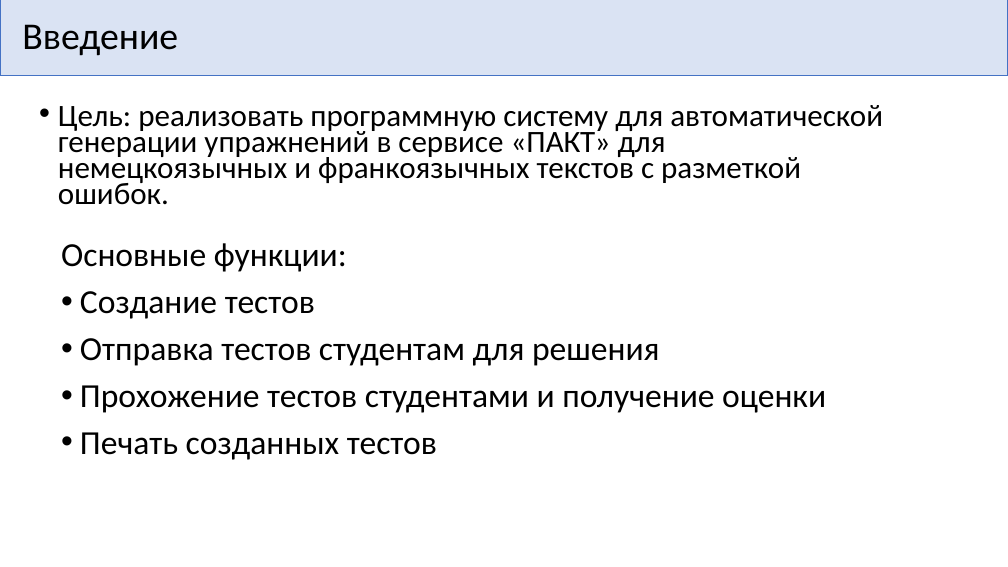
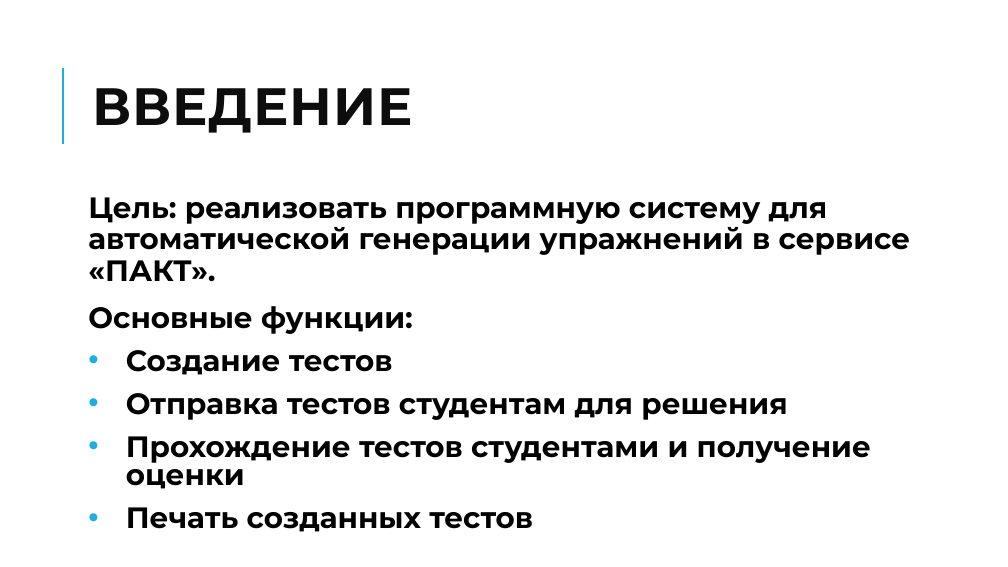
Before and after one commit to ipaingo/study, a slide deck: slide 3 of тппо/Генератор упражнений «ПАКТ».pptx. Drawn at 1008x567 pixels with LibreOffice and Linux fonts; fonts in the diff are those of the drawing. Boxes give left, top, right and bottom in pixels: in the first picture for what was removed or moved away, otherwise in the second. Text is boxed around its words. In the diff, an @@ line names an element or a change of style, - is before the commit and + after.

```diff
--- a/тппо/Генератор упражнений «ПАКТ».pptx
+++ b/тппо/Генератор упражнений «ПАКТ».pptx
@@ title "ВВЕДЕНИЕ" moved from (x1=0, y1=0, x2=1008, y2=75) to (x1=92, y1=88, x2=413, y2=133) @@
@@ title "ВВЕДЕНИЕ" at (x1=92, y1=88, x2=413, y2=133): fill #DAE3F3 to none; outline #4472C4 0.75 pt to none @@
@@ line added from (63, 144) to (63, 68), #1CADE4 1.5 pt @@
@@ title at (x1=92, y1=88, x2=413, y2=133): text changed; size 36 to 50 pt; font Calibri to Montserrat; text colour #000000 to #0D0D0D; bold on @@
-Введение
+ВВЕДЕНИЕ
@@ text removed at (x1=58, y1=105, x2=883, y2=205) @@
-• Цель: реализовать программную систему для автоматической генерации упражнений в сервисе «ПАКТ» для немецкоязычных и франкоязычных текстов с разметкой ошибок.
@@ text "Цель: реализовать программную систему для ..." moved from (x1=61, y1=243, x2=826, y2=460) to (x1=88, y1=197, x2=911, y2=532) @@
@@ text at (x1=88, y1=197, x2=911, y2=282): paragraph added @@
+Цель: реализовать программную систему для автоматической генерации упражнений в сервисе «ПАКТ».
@@ text at (x1=88, y1=306, x2=787, y2=532): size 32 to 28 pt, font Calibri to Montserrat, bold on in "Основные функции:", "Создание тестов", "Отправка тестов студентам для решения", "Печать созданных тестов"; more space between paragraphs; indent changed; line spacing 0.9 to 0.8 @@
@@ text at (x1=126, y1=436, x2=871, y2=489): text changed; size 32 to 28 pt; font Calibri to Montserrat; bold on @@
-• Прохожение тестов студентами и получение оценки
+• Прохождение тестов студентами и получение оценки
```
Also in this commit, not shown: 12 other slides changed, 17 slides added, 4 slides removed, 20 other files.
